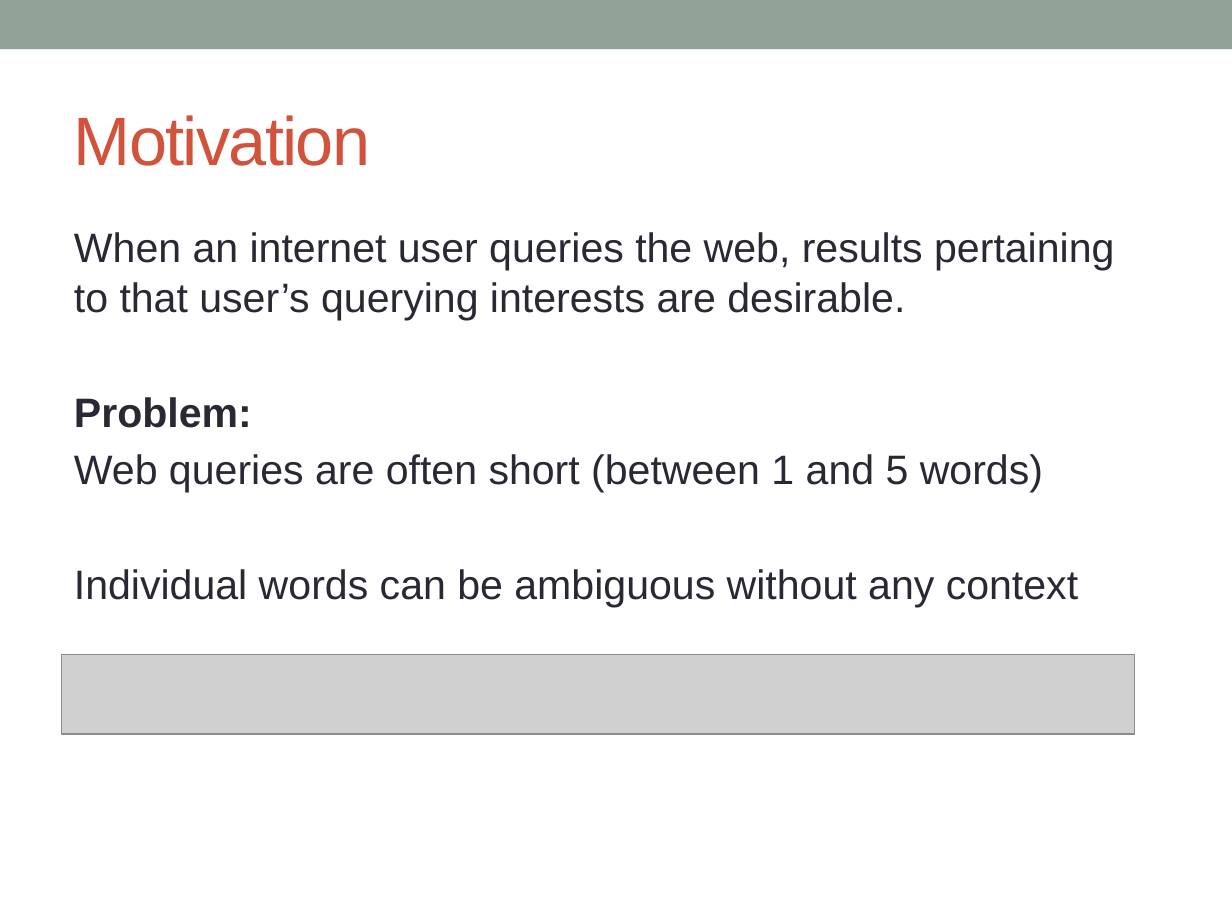
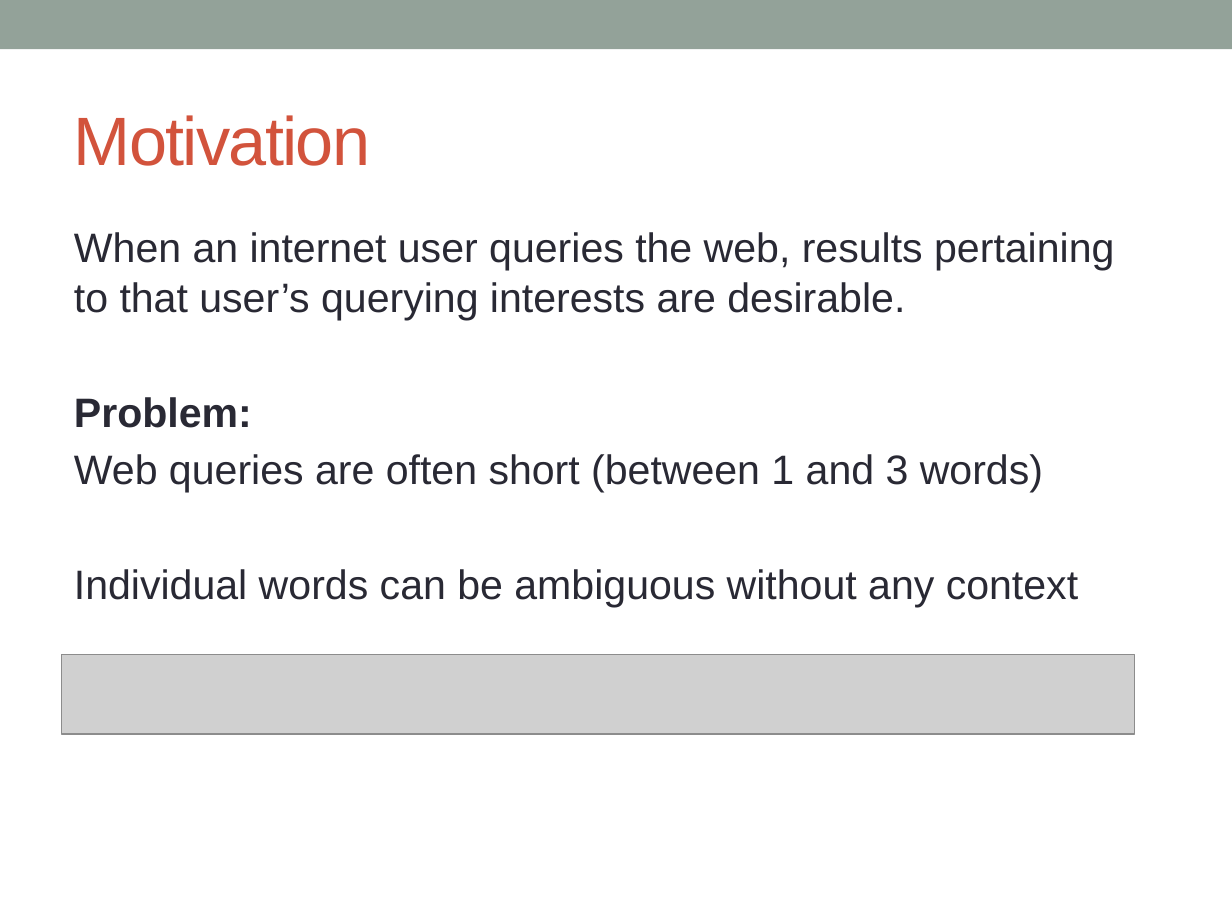
Before and after one commit to jcbain/web_query_classification, a slide deck: slide 3 of presentation.pptx. Drawn at 1232x924 pixels with LibreOffice and Linux fonts; fonts in the diff are those of the drawing; grey boxes stand for pictures. Boxes give left, top, right and bottom in pixels: in the first picture for what was removed or moved away, otherwise in the second. Text is boxed around its words. In the diff, an @@ line names an element or a change of style, - is before the commit and + after.

```diff
--- a/presentation.pptx
+++ b/presentation.pptx
@@ text at (74, 454, 1043, 492): text changed @@
-Web queries are often short (between 1 and 5 words)
+Web queries are often short (between 1 and 3 words)
```
